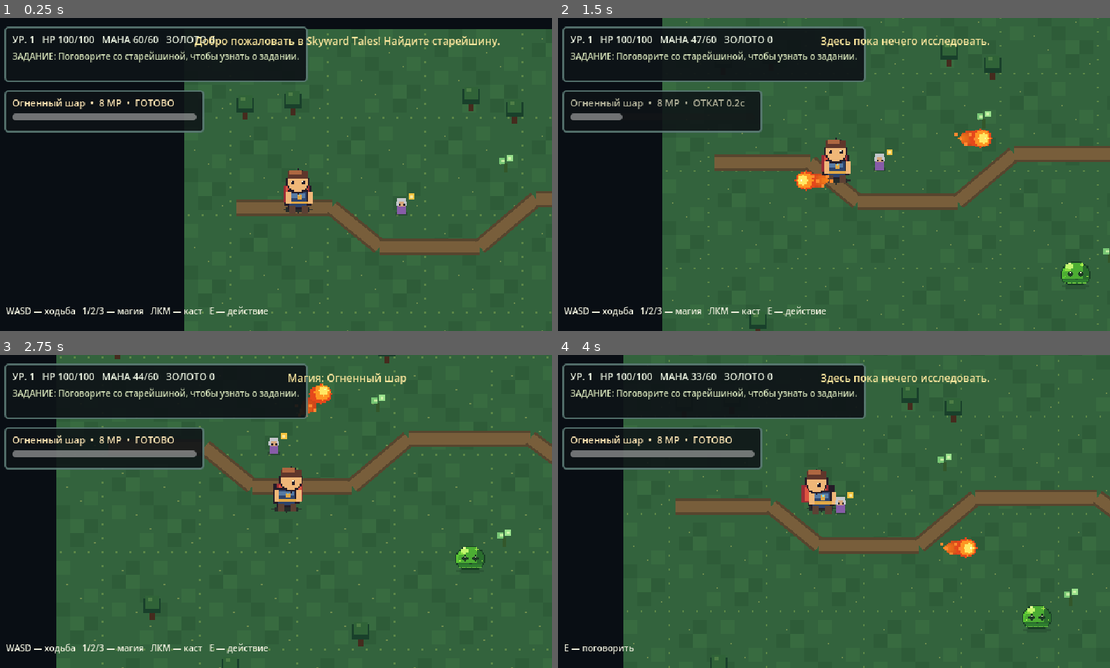
Above: before the commit, frames 1-4 (two rows, left to right).
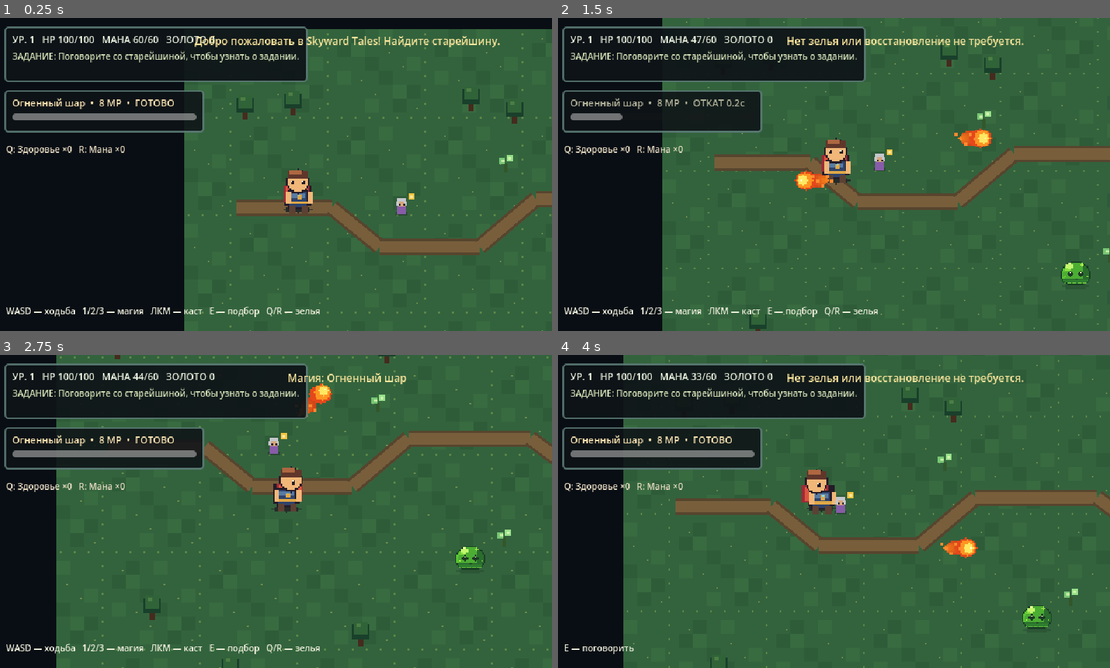
Above: after the commit, the same moments.

Repository: DoctorStrangeSH/Skyward-Tales
Game: Godot game, scene res://scenes/main.tscn
Two runs of this game, one before a commit and one after it. Both use one fixed random seed, a clock stepped at 60 frames per second and the inputs below.
Inputs (mouse positions are in pixels of both pictures, inside the frame that each line leads up to):
- Up to frame 1 (0.25 s): no input
- Up to frame 2 (1.5 s): tap Enter at 0.5 s; move the mouse to (955, 158) at 0.52 s; hold D (move_right) 0.53-1.28 s; hold E (interact) 0.53-1.28 s; click (955, 158) at 0.67 s; tap Q at 0.8, 1.35 s; move the mouse to (718, 190) at 1.27 s; hold S (move_down) from 1.28 s (still down); click (718, 190) at 1.42 s
- Up to frame 3 (2.75 s): tap R at 1.55, 2.1 s; move the mouse to (331, 442) at 2.02 s; release S (move_down) at 2.03 s; hold D (move_right) from 2.03 s (still down); click (331, 442) at 2.17 s; tap 1 at 2.3 s
- Up to frame 4 (4 s): move the mouse to (806, 574) at 2.77 s; release D (move_right) at 2.78 s; hold W (move_up) 2.78-3.53 s; tap 1 at 2.85 s; click (806, 574) at 2.92 s; tap E (interact) at 3.05 s; move the mouse to (999, 558) at 3.52 s; press the mouse at (999, 558) at 3.53 s; hold A (move_left) from 3.53 s (still down); tap Q at 3.8 s

The runs differ from the first frame. In frame 1, 0.4% of the frame differs, in the area x 1-58%, y 40-96%; in frame 2, 1.1%, in the area x 1-85%, y 5-96%; in frame 3, 0.4%; in frame 4, 0.9%.

Commit message:
feat: first loot drops, consumable potions and inventory counters

Diff:
--- a/scripts/hud.gd
+++ b/scripts/hud.gd
@@ -9,6 +9,7 @@
 var dialogue_label: Label
 var spell_label: Label
 var spell_cooldown_bar: ProgressBar
+var inventory_label: Label
 var message_time: float = 0.0
 var dialogue_visible: bool = false
 
@@ -53,6 +54,11 @@
 	spell_cooldown_bar.mouse_filter = Control.MOUSE_FILTER_IGNORE
 	spell_box.add_child(spell_cooldown_bar)
 
+	inventory_label = _make_label("Q: Здоровье ×0   R: Мана ×0", 10, Color(0.92, 0.87, 0.77))
+	inventory_label.position = Vector2(12, 144)
+	inventory_label.mouse_filter = Control.MOUSE_FILTER_IGNORE
+	root.add_child(inventory_label)
+
 	message_label = _make_label("", 12, Color(1.0, 0.91, 0.62))
 	message_label.position = Vector2(180, 18)
 	message_label.size = Vector2(450, 28)
@@ -96,6 +102,7 @@
 		player.level, player.health, player.max_health, player.mana, player.max_mana, player.gold
 	]
 	quest_label.text = "ЗАДАНИЕ: " + quests.get_active_summary()
+	inventory_label.text = "Q: Здоровье ×%d   R: Мана ×%d" % [int(player.inventory.get("health_potion", 0)), int(player.inventory.get("mana_potion", 0))]
 
 func update_spell(spell_name: String, mana_cost: int, current_mana: int, remaining: float, total: float) -> void:
 	if spell_label == null or spell_cooldown_bar == null:
--- /dev/null
+++ b/scripts/loot.gd
@@ -0,0 +1,22 @@
+extends Node2D
+class_name WorldLoot
+
+signal collected(item_id: String, amount: int)
+
+var item_id: String = "health_potion"
+var item_name: String = "Зелье здоровья"
+var amount: int = 1
+
+func _ready() -> void:
+	add_to_group("interactables")
+	queue_redraw()
+
+func interact() -> void:
+	collected.emit(item_id, amount)
+	queue_free()
+
+func _draw() -> void:
+	var color: Color = Color(0.9, 0.25, 0.3) if item_id == "health_potion" else Color(0.27, 0.6, 0.95)
+	draw_rect(Rect2(-4, -4, 8, 9), Color(0.17, 0.15, 0.22))
+	draw_rect(Rect2(-3, -3, 6, 7), color)
+	draw_rect(Rect2(-2, -6, 4, 3), Color(0.87, 0.73, 0.44))
--- a/scripts/main.gd
+++ b/scripts/main.gd
@@ -5,6 +5,7 @@
 const NPC_SCRIPT := preload("res://scripts/npc.gd")
 const COLLECTIBLE_SCRIPT := preload("res://scripts/collectible.gd")
 const ENEMY_SCRIPT := preload("res://scripts/enemy.gd")
+const LOOT_SCRIPT := preload("res://scripts/loot.gd")
 
 var player: PlayerCharacter
 var hud: GameHud
@@ -15,6 +16,7 @@
 var cast_cooldown_remaining: float = 0.0
 var selected_spell_id: String = "fireball"
 var cast_cooldown_total: float = 0.0
+var defeated_enemies: int = 0
 
 func _ready() -> void:
 	_load_spell_definitions()
@@ -57,14 +59,18 @@
 	if hud.dialogue_visible:
 		hud.set_prompt("")
 	elif nearby_interactable != null:
-		var prompt := "E — поговорить" if nearby_interactable is WorldNpc else "E — собрать"
+		var prompt := "E — поговорить" if nearby_interactable is WorldNpc else ("E — подобрать" if nearby_interactable is WorldLoot else "E — собрать")
 		hud.set_prompt(prompt)
 	else:
-		hud.set_prompt("WASD — ходьба   1/2/3 — магия   ЛКМ — каст   E — действие")
+		hud.set_prompt("WASD — ходьба   1/2/3 — магия   ЛКМ — каст   E — подбор   Q/R — зелья")
 
 func _input(event: InputEvent) -> void:
 	if event is InputEventKey and event.pressed and not event.echo:
-		if event.keycode == KEY_1:
+		if event.keycode == KEY_Q:
+			_use_consumable("health_potion", "Зелье здоровья")
+		elif event.keycode == KEY_R:
+			_use_consumable("mana_potion", "Зелье маны")
+		elif event.keycode == KEY_1:
 			select_spell("fireball")
 		elif event.keycode == KEY_2:
 			select_spell("frostbolt")
@@ -100,7 +106,7 @@
 	var slime := ENEMY_SCRIPT.new() as SlimeEnemy
 	slime.position = spawn_position
 	add_child(slime)
-	slime.defeated.connect(_on_enemy_defeated)
+	slime.defeated.connect(func(xp: int) -> void: _on_enemy_defeated(xp, spawn_position))
 
 func _find_nearest_interactable() -> Node2D:
 	var nearest: Node2D = null
@@ -153,9 +159,31 @@
 		hud.show_message("Лунный лист. Поговорите со старейшиной, чтобы узнать, зачем он нужен.", 2.5)
 	_refresh_hud()
 
-func _on_enemy_defeated(xp_reward: int) -> void:
+func _on_enemy_defeated(xp_reward: int, death_position: Vector2) -> void:
 	player.add_experience(xp_reward)
+	defeated_enemies += 1
+	_spawn_loot(death_position, "health_potion" if defeated_enemies % 2 == 1 else "mana_potion")
 	hud.show_message("Слизень побеждён! +%d опыта" % xp_reward, 1.5)
+
+func _spawn_loot(drop_position: Vector2, item_id: String) -> void:
+	var loot := LOOT_SCRIPT.new() as WorldLoot
+	loot.item_id = item_id
+	loot.item_name = "Зелье здоровья" if item_id == "health_potion" else "Зелье маны"
+	loot.position = drop_position
+	add_child(loot)
+	loot.collected.connect(_on_loot_collected)
+
+func _on_loot_collected(item_id: String, amount: int) -> void:
+	player.add_item(item_id, amount)
+	hud.show_message("Получено: %s ×%d" % [("Зелье здоровья" if item_id == "health_potion" else "Зелье маны"), amount], 2.0)
+
+func _use_consumable(item_id: String, label: String) -> void:
+	if hud == null or hud.dialogue_visible or get_tree().paused:
+		return
+	if player.use_item(item_id):
+		hud.show_message("Использовано: " + label, 1.5)
+	else:
+		hud.show_message("Нет зелья или восстановление не требуется.", 1.5)
 
 func _on_level_up(new_level: int) -> void:
 	hud.show_message("НОВЫЙ УРОВЕНЬ: %d! Здоровье и мана восстановлены." % new_level, 3.0)
--- a/scripts/player.gd
+++ b/scripts/player.gd
@@ -20,6 +20,7 @@
 var facing: Vector2 = Vector2.DOWN
 var visual: DirectionalSprite
 var mana_regen_accumulator: float = 0.0
+var inventory: Dictionary = {}
 
 func _ready() -> void:
 	add_to_group("player")
@@ -79,3 +80,29 @@
 func add_gold(amount: int) -> void:
 	gold += amount
 	stats_changed.emit()
+
+func add_item(item_id: String, amount: int = 1) -> void:
+	if amount <= 0:
+		return
+	inventory[item_id] = int(inventory.get(item_id, 0)) + amount
+	stats_changed.emit()
+
+func use_item(item_id: String) -> bool:
+	if int(inventory.get(item_id, 0)) <= 0:
+		return false
+	match item_id:
+		"health_potion":
+			if health >= max_health:
+				return false
+			health = mini(max_health, health + 35)
+		"mana_potion":
+			if mana >= max_mana:
+				return false
+			mana = mini(max_mana, mana + 25)
+		_:
+			return false
+	inventory[item_id] = int(inventory[item_id]) - 1
+	if int(inventory[item_id]) <= 0:
+		inventory.erase(item_id)
+	stats_changed.emit()
+	return true
Not shown, changed: docs/AI_HANDOFF.md
Not shown, changed: docs/ROADMAP.md
